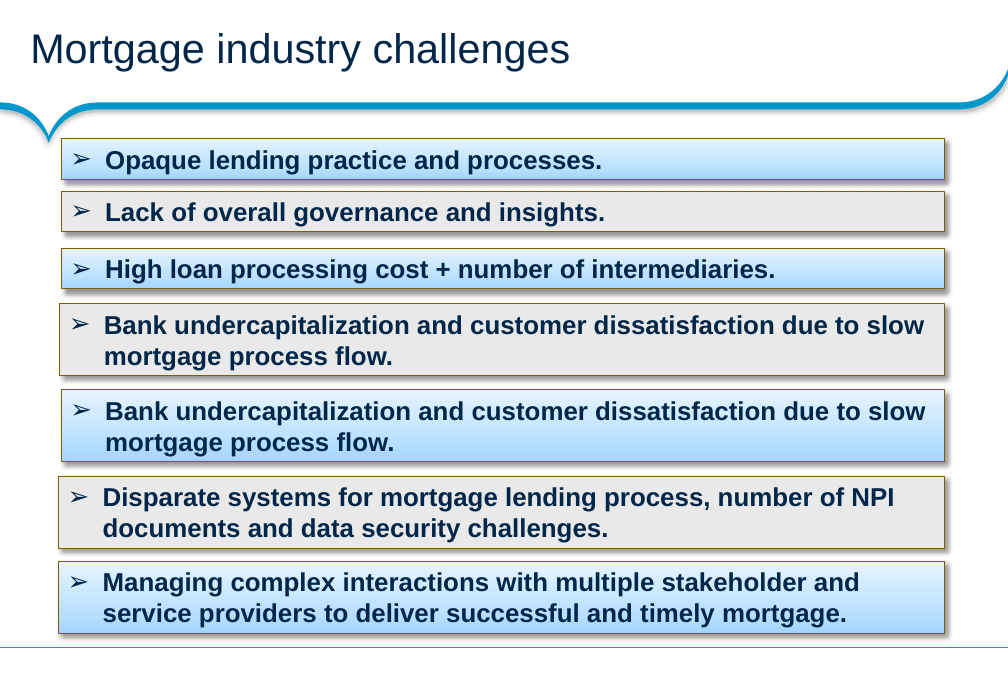
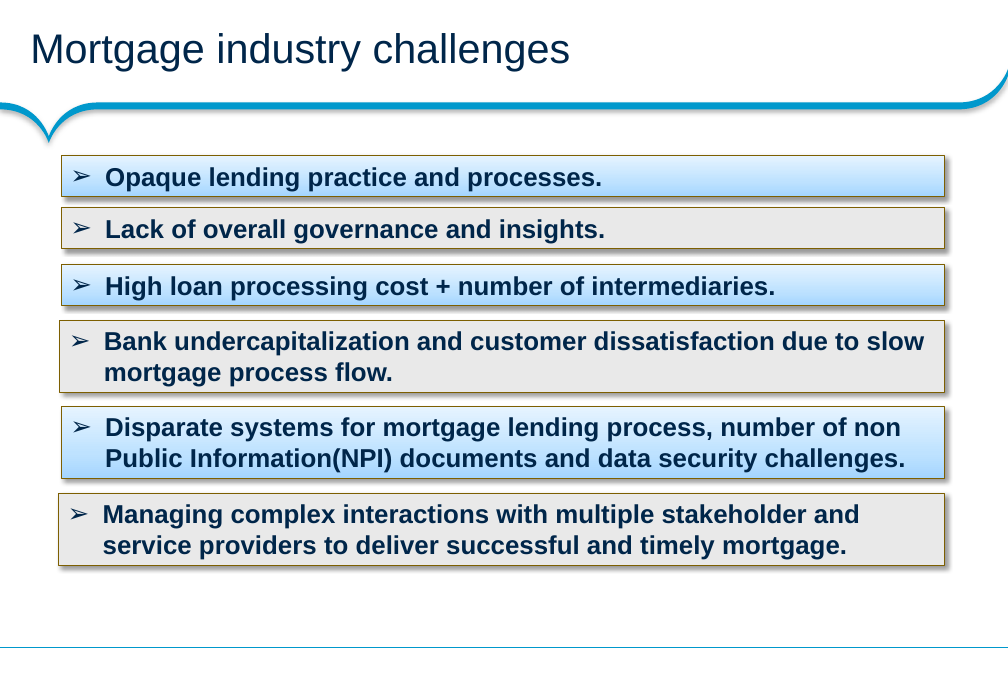
Before and after one commit to DreamMortgage/Documentation, a slide deck: slide 6 of Dream Mortgage Final.pptx. Drawn at 1008x698 pixels with LibreOffice and Linux fonts; fonts in the diff are those of the drawing; background and template pictures are left out. Boxes give left, top, right and bottom in pixels: in the first picture for what was removed or moved away, otherwise in the second. Text is boxed around its words. In the diff, an @@ line names an element or a change of style, - is before the commit and + after.

Commit message:
updated industry challenges and table of contents

```diff
--- a/Dream Mortgage Final.pptx
+++ b/Dream Mortgage Final.pptx
@@ 4 rectangles moved together from (x1=60, y1=139, x2=945, y2=375) to (x1=60, y1=155, x2=945, y2=392) @@
@@ rectangle "Disparate systems for mortgage lending ..." moved from (x1=59, y1=477, x2=945, y2=548) to (x1=61, y1=407, x2=945, y2=478) @@
@@ rectangle "Disparate systems for mortgage lending ..." at (x1=61, y1=407, x2=945, y2=478): fill #E9E9E9 to gradient #A5D6FF to #BFE1FF to #E7F3FF @@
@@ rectangle removed at (x1=61, y1=390, x2=945, y2=462) @@
-➢ Bank undercapitalization and customer dissatisfaction due to slow mortgage process flow.
@@ text in rectangle at (x1=105, y1=417, x2=906, y2=473): text changed @@
-➢ Disparate systems for mortgage lending process, number of NPI documents and data security challenges.
+➢ Disparate systems for mortgage lending process, number of non Public Information(NPI) documents and data security challenges.
@@ rectangle "Managing complex interactions with multiple ..." moved from (x1=59, y1=561, x2=945, y2=633) to (x1=59, y1=493, x2=945, y2=565) @@
@@ rectangle "Managing complex interactions with multiple ..." at (x1=59, y1=493, x2=945, y2=565): fill gradient #A5D6FF to #BFE1FF to #E7F3FF to #E9E9E9 @@
```
Also in this commit, not shown: 2 other slides changed, 1 other file.
